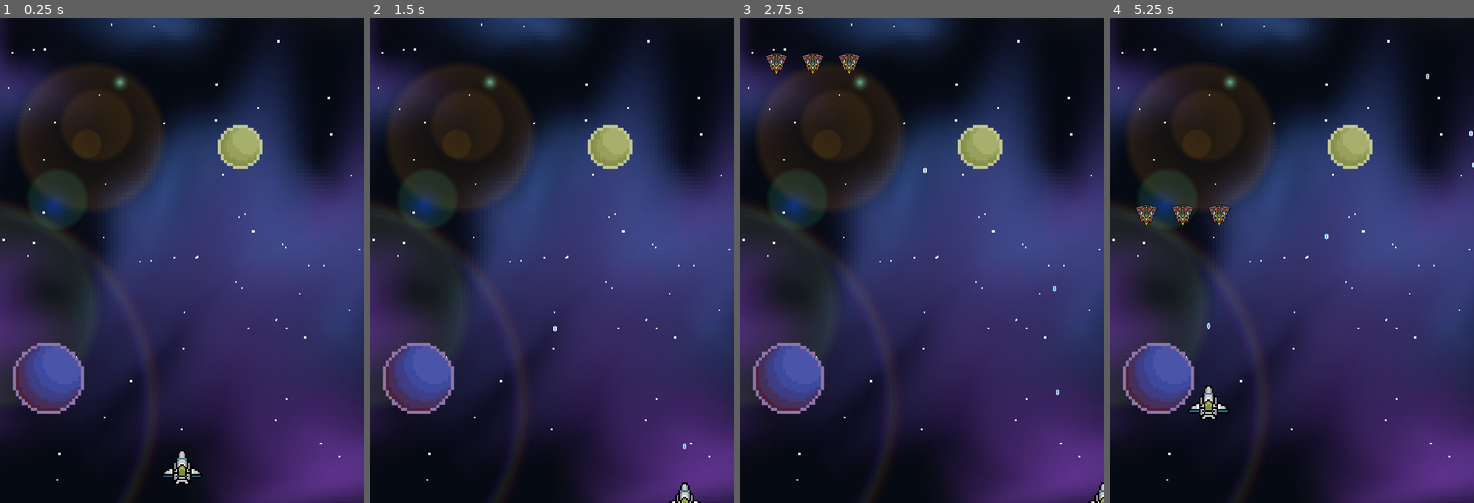
Above: before the commit, frames 1-4 (left to right).
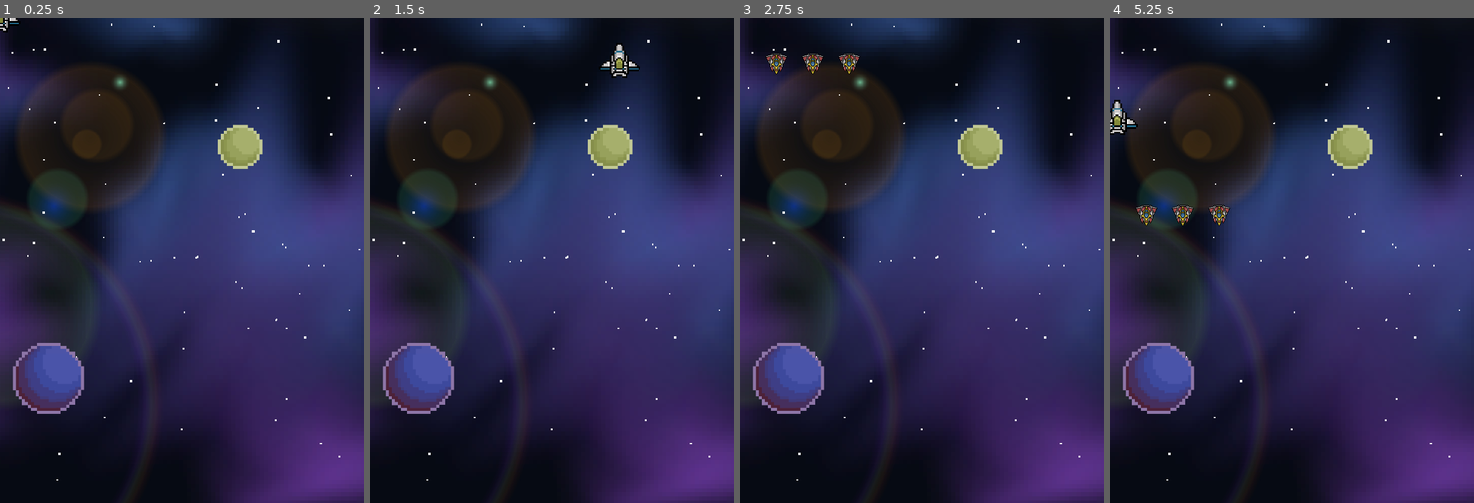
Above: after the commit, the same moments.

Repository: cwilson80/roguelike-bullet-hell
Game: Godot game, scene res://scenes/main.tscn
Same seed, same stepped clock (60 frames per second), same inputs: the game is played once before the commit and once after it. The project has no main scene, so this scene is started directly.
Inputs:
- Up to frame 1 (0.25 s): no input
- Up to frame 2 (1.5 s): tap Enter at 0.5 s; hold D (right) 0.53-1.28 s; hold Space (shoot) 0.53-1.28 s; tap Shift (dash) at 0.6 s; hold S (down) from 1.28 s (still down); tap Space (shoot) at 1.35 s
- Up to frame 3 (2.75 s): tap Shift (dash) at 1.55, 2.1 s; release S (down) at 2.03 s; hold D (right) from 2.03 s (still down); hold Space (shoot) from 2.03 s (still down)
- Up to frame 4 (5.25 s): release D (right) at 2.78 s; release Space (shoot) at 2.78 s; hold W (up) 2.78-3.53 s; tap Space (shoot) at 2.85, 4.35 s; tap Shift (dash) at 3.05, 3.6, 4.55, 5.1 s; hold Space (shoot) 3.53-4.28 s; hold A (left) 3.53-5.03 s; hold S (down) from 5.03 s (still down); hold Space (shoot) from 5.03 s (still down)

The runs differ from the first frame. In frame 1, 0.3% of the frame differs, in the area x 0-56%, y 0-96%; in frame 2, 0.6%; in frame 3, 0.1%; in frame 4, 0.8%, in the area x 0-100%, y 11-83%.

Commit message:
added dash

Diff:
--- a/scenes/player.tscn
+++ b/scenes/player.tscn
@@ -25,20 +25,19 @@
 "speed": 5.0
 }]
 
+[sub_resource type="RectangleShape2D" id="RectangleShape2D_1wj8r"]
+size = Vector2(82, 69)
+
+[sub_resource type="RectangleShape2D" id="RectangleShape2D_m7gyw"]
+
 [node name="Player" type="CharacterBody2D"]
-position = Vector2(361, 903)
-collision_mask = 60
+collision_mask = 32
+motion_mode = 1
 script = ExtResource("1_5tu1j")
 bullet_scene = ExtResource("2_n0i2m")
 
-[node name="P-blue-a" type="Sprite2D" parent="."]
-scale = Vector2(0.196289, 0.196289)
-texture = ExtResource("2_jdq50")
-
 [node name="CollisionShape2D" type="CollisionShape2D" parent="."]
 shape = SubResource("CapsuleShape2D_uxko2")
-
-[node name="DodgeCooldown" type="Timer" parent="."]
 
 [node name="AnimatedSprite2D" type="AnimatedSprite2D" parent="."]
 visible = false
@@ -46,7 +45,38 @@
 sprite_frames = SubResource("SpriteFrames_uth14")
 animation = &"dodge"
 
-[node name="GunCooldown" type="Timer" parent="."]
+[node name="P-blue-a" type="Sprite2D" parent="."]
+scale = Vector2(0.196289, 0.196289)
+texture = ExtResource("2_jdq50")
+
+[node name="ConsumableDetection" type="Area2D" parent="."]
+collision_layer = 0
+collision_mask = 16
+
+[node name="CollisionShape2D" type="CollisionShape2D" parent="ConsumableDetection"]
+position = Vector2(0, -6.5)
+shape = SubResource("RectangleShape2D_1wj8r")
+debug_color = Color(0, 1, 0, 0.419608)
+
+[node name="HitDetection" type="Area2D" parent="."]
+collision_layer = 0
+collision_mask = 12
+
+[node name="CollisionShape2D" type="CollisionShape2D" parent="HitDetection"]
+shape = SubResource("RectangleShape2D_m7gyw")
+debug_color = Color(1, 0, 0, 0.454902)
+
+[node name="Timers" type="Node" parent="."]
+
+[node name="ShootCooldown" type="Timer" parent="Timers"]
 one_shot = true
 
-[connection signal="timeout" from="GunCooldown" to="." method="_on_gun_cooldown_timeout"]
+[node name="DashTimer" type="Timer" parent="Timers"]
+wait_time = 0.1
+
+[node name="DashCooldown" type="Timer" parent="Timers"]
+
+[connection signal="body_entered" from="HitDetection" to="." method="_on_hit_detection_body_entered"]
+[connection signal="timeout" from="Timers/ShootCooldown" to="." method="_on_gun_cooldown_timeout"]
+[connection signal="timeout" from="Timers/DashTimer" to="." method="_on_dash_timer_timeout"]
+[connection signal="timeout" from="Timers/DashCooldown" to="." method="_on_dash_cooldown_timeout"]
--- a/scripts/player.gd
+++ b/scripts/player.gd
@@ -1,40 +1,74 @@
 extends CharacterBody2D
 
 @onready var screensize = get_viewport_rect().size
-@export var speed = 350
-@export var cooldown = 0.25
+
+@export var health = 5
+@export var move_speed = 450
+@export var dash_speed = 1300
+@export var bullet_speed = -1000
+
 @export var bullet_scene : PackedScene
+@export var shoot_cooldown = 0.25
+@export var dash_length = 0.15
+@export var dash_cooldown = 0.5
+
 var can_shoot = true
+var can_dash = true
+var dashing = false
 
 func _process(delta):
-	var input = Input.get_vector("left", "right", "up", "down")
-	position += input * speed * delta
-	position = position.clamp(Vector2.ZERO, screensize)
-	if Input.is_action_just_pressed("shoot"):
+	#Get inputted direction
+	var direction = Input.get_vector("left", "right", "up", "down")
+
+	#Only allow movement when not dashing
+	if not dashing:
+		velocity = direction * move_speed
+
+	#Handle dashing
+	if Input.is_action_just_pressed("dash") and can_dash:
+		dashing = true
+		can_dash = false
+		$Timers/DashTimer.wait_time = dash_length
+		$Timers/DashTimer.start()
+		$Timers/DashCooldown.wait_time = dash_cooldown
+		$Timers/DashCooldown.start()
+		velocity = direction * dash_speed
+
+	if Input.is_action_pressed("shoot") and can_shoot:
 		shoot()
+
+	move_and_slide()
 
 
 # Called when the node enters the scene tree for the first time.
 func _ready():
-	start()
-
-
-func start():
-	position = Vector2(screensize.x/2, screensize.y - 64)
-	$GunCooldown.wait_time = cooldown
+	pass
 
 
 func shoot():
-	#check if player is able to shoot
-	if not can_shoot:
-		return
 	#if player can shoot, start cooldown and spawn projectile called bullet
 	can_shoot = false
-	$GunCooldown.start()
+	$Timers/ShootCooldown.wait_time = shoot_cooldown
+	$Timers/ShootCooldown.start()
+
 	var bullet = bullet_scene.instantiate()
+	bullet.speed = bullet_speed
 	get_tree().root.add_child(bullet)
 	bullet.start(position + Vector2(0, -48))
 
 
 func _on_gun_cooldown_timeout():
 	can_shoot = true
+
+
+func _on_dash_timer_timeout():
+	dashing = false
+
+
+func _on_dash_cooldown_timeout():
+	can_dash = true
+
+
+func _on_hit_detection_body_entered(_body):
+	health -= 1
+	print("Hit!")
Not shown: 1 places in scenes/player.tscn that only renumber resources
